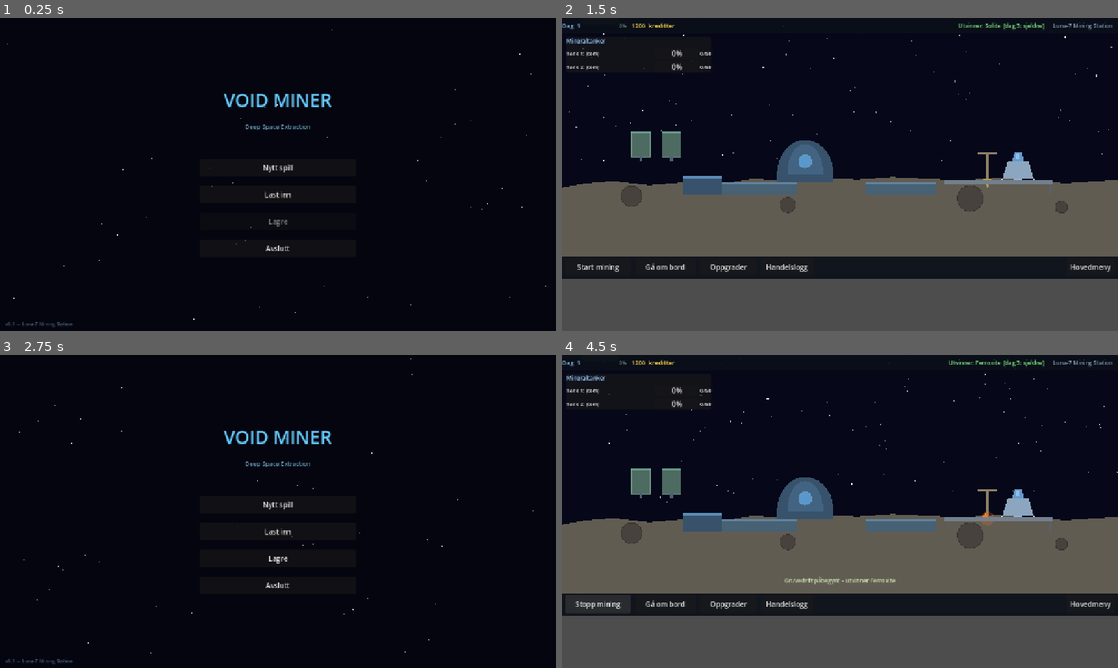
Above: before the commit, frames 1-4 (two rows, left to right).
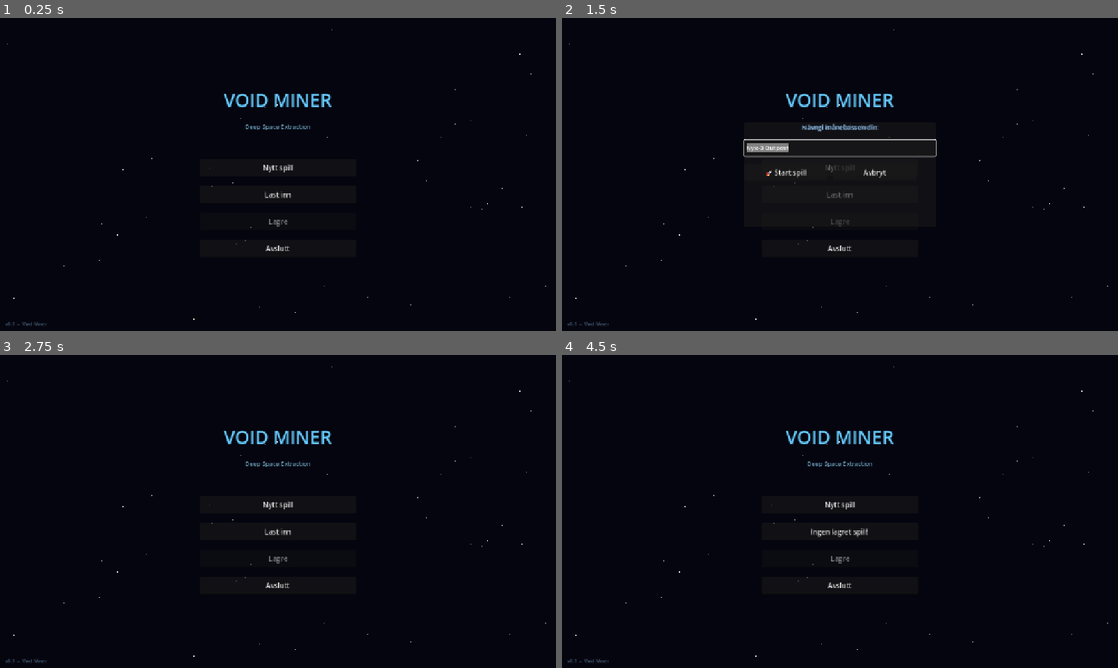
Above: after the commit, the same moments.

Repository: hansarne-lang/bruktbutikk
Game: Godot game, scene res://scenes/main_menu/MainMenu.tscn
Two runs of this game, one before a commit and one after it. Both use one fixed random seed, a clock stepped at 60 frames per second and the inputs below.
Inputs (mouse positions are in pixels of both pictures, inside the frame that each line leads up to):
- Up to frame 1 (0.25 s): no input
- Up to frame 2 (1.5 s): click "Nytt spill" at 0.5 s; click (840, 193) at 1.25 s, where only the run after the commit has a clickable "Last inn"
- Up to frame 3 (2.75 s): click "Hovedmeny" (after the commit: "Avbryt") at 2 s
- Up to frame 4 (4.5 s): click "Last inn" at 2.75 s; click (840, 530) at 3.5 s, where only the run after the commit has a clickable "Ingen lagret spill!"; click (595, 605) at 4.25 s, where only the run before the commit has a clickable "Start mining"

The runs differ from the first frame. In frame 1, less than 0.1% of the frame differs, in the area x 4-13%, y 97-99%; in frame 2, 46%, in the area x 0-100%, y 1-100%; in frame 3, 0.1%; in frame 4, 45%.

Commit message:
4 forbedringer: tankmelding, månesnavn, trader-valg, lukkeknapper

Diff:
--- a/scenes/base/Base.tscn
+++ b/scenes/base/Base.tscn
@@ -98,10 +98,20 @@
 [node name="VBox" type="VBoxContainer" parent="UI/UpgradePanel"]
 theme_override_constants/separation = 8
 
-[node name="Title" type="Label" parent="UI/UpgradePanel/VBox"]
+[node name="TitleRow" type="HBoxContainer" parent="UI/UpgradePanel/VBox"]
+layout_mode = 2
+
+[node name="Title" type="Label" parent="UI/UpgradePanel/VBox/TitleRow"]
+layout_mode = 2
+size_flags_horizontal = 3
 text = "Oppgraderinger"
 theme_override_font_sizes/font_size = 13
 theme_override_colors/font_color = Color(0.6, 0.8, 1.0, 1)
+
+[node name="CloseBtn" type="Button" parent="UI/UpgradePanel/VBox/TitleRow"]
+layout_mode = 2
+custom_minimum_size = Vector2(28, 28)
+text = "✕"
 
 [node name="LogPanel" type="PanelContainer" parent="UI"]
 position = Vector2(340, 44)
@@ -111,10 +121,20 @@
 [node name="VBox" type="VBoxContainer" parent="UI/LogPanel"]
 theme_override_constants/separation = 6
 
-[node name="Title" type="Label" parent="UI/LogPanel/VBox"]
+[node name="TitleRow" type="HBoxContainer" parent="UI/LogPanel/VBox"]
+layout_mode = 2
+
+[node name="Title" type="Label" parent="UI/LogPanel/VBox/TitleRow"]
+layout_mode = 2
+size_flags_horizontal = 3
 text = "Handelslogg"
 theme_override_font_sizes/font_size = 13
 theme_override_colors/font_color = Color(0.6, 0.8, 1.0, 1)
+
+[node name="CloseBtn" type="Button" parent="UI/LogPanel/VBox/TitleRow"]
+layout_mode = 2
+custom_minimum_size = Vector2(28, 28)
+text = "✕"
 
 [node name="Scroll" type="ScrollContainer" parent="UI/LogPanel/VBox"]
 custom_minimum_size = Vector2(420, 130)
--- a/scenes/main_menu/MainMenu.tscn
+++ b/scenes/main_menu/MainMenu.tscn
@@ -69,6 +69,48 @@
 offset_top = -24.0
 offset_right = 300.0
 offset_bottom = -4.0
-text = "v0.1  –  Luna-7 Mining Station"
+text = "v0.1  –  Void Miner"
 theme_override_font_sizes/font_size = 11
 theme_override_colors/font_color = Color(0.3, 0.4, 0.5, 1)
+
+[node name="NameDialog" type="PanelContainer" parent="."]
+layout_mode = 1
+anchor_left = 0.5
+anchor_top = 0.5
+anchor_right = 0.5
+anchor_bottom = 0.5
+offset_left = -220.0
+offset_top = -120.0
+offset_right = 220.0
+offset_bottom = 120.0
+visible = false
+
+[node name="VBox" type="VBoxContainer" parent="NameDialog"]
+theme_override_constants/separation = 18
+
+[node name="PromptLabel" type="Label" parent="NameDialog/VBox"]
+layout_mode = 2
+text = "Navngi månebassen din:"
+horizontal_alignment = 1
+theme_override_font_sizes/font_size = 15
+theme_override_colors/font_color = Color(0.6, 0.8, 1.0, 1)
+
+[node name="NameEdit" type="LineEdit" parent="NameDialog/VBox"]
+layout_mode = 2
+custom_minimum_size = Vector2(400, 38)
+placeholder_text = "Luna-7 Mining Station"
+theme_override_font_sizes/font_size = 14
+
+[node name="HBox" type="HBoxContainer" parent="NameDialog/VBox"]
+layout_mode = 2
+theme_override_constants/separation = 12
+
+[node name="ConfirmButton" type="Button" parent="NameDialog/VBox/HBox"]
+layout_mode = 2
+custom_minimum_size = Vector2(192, 38)
+text = "🚀 Start spill"
+
+[node name="CancelButton" type="Button" parent="NameDialog/VBox/HBox"]
+layout_mode = 2
+custom_minimum_size = Vector2(192, 38)
+text = "Avbryt"
--- a/scenes/trader_office/TraderOffice.tscn
+++ b/scenes/trader_office/TraderOffice.tscn
@@ -51,3 +51,8 @@
 [node name="HomeButton" type="Button" parent="UI/ButtonPanel"]
 custom_minimum_size = Vector2(320, 40)
 text = "Reis hjem uten å selge"
+
+[node name="TravelButton" type="Button" parent="UI/ButtonPanel"]
+custom_minimum_size = Vector2(320, 40)
+text = "🚀 Reis til ny trader"
+visible = false
--- a/scripts/SaveManager.gd
+++ b/scripts/SaveManager.gd
@@ -33,6 +33,8 @@
 		"last_trader":     "",
 		"chosen_trader":   1,
 		"trade_log":       [],
+		# Stasjonsnavn
+		"moon_name":       "Luna-7 Mining Station",
 	}
 
 func save_game() -> void:
@@ -74,6 +76,7 @@
 	if not game_data.has("last_trader"):    game_data["last_trader"]    = ""
 	if not game_data.has("chosen_trader"):  game_data["chosen_trader"]  = 1
 	if not game_data.has("trade_log"):      game_data["trade_log"]      = []
+	if not game_data.has("moon_name"):      game_data["moon_name"]      = "Luna-7 Mining Station"
 	return true
 
 ## Beregn totalt antall enheter i alle tanker
--- a/scripts/base/Base.gd
+++ b/scripts/base/Base.gd
@@ -58,6 +58,8 @@
 	$UI/ActionBar/MainMenuButton.pressed.connect(func() -> void:
 		SaveManager.save_game()
 		get_tree().change_scene_to_file("res://scenes/main_menu/MainMenu.tscn"))
+	$UI/UpgradePanel/VBox/TitleRow/CloseBtn.pressed.connect(func(): upgrade_panel.visible = false)
+	$UI/LogPanel/VBox/TitleRow/CloseBtn.pressed.connect(func(): log_panel.visible = false)
 
 	_current_mineral = DataLoader.random_mineral()
 
@@ -116,6 +118,10 @@
 func _on_mine_tick() -> void:
 	SoundManager.play("drill_tick", -4.0)
 	var ok := SaveManager.add_mineral(_current_mineral, MINE_AMT)
+	if not ok:
+		# Prøv å bytte til et mineral som passer i en eksisterende tank
+		if _switch_to_available_mineral():
+			ok = SaveManager.add_mineral(_current_mineral, MINE_AMT)
 	if ok:
 		_spawn_particles(980.0, 392.0)
 		if randf() < 0.25:
@@ -126,6 +132,19 @@
 		_mining_active = false
 		$UI/ActionBar/MineButton.text = "Start mining"
 		_set_status("Alle tanker er fulle! Gå om bord og reis til en trader for å selge.")
+
+## Bytter _current_mineral til et som passer i en eksisterende tank.
+## Returnerer true hvis det fantes plass et sted.
+func _switch_to_available_mineral() -> bool:
+	var tanks : Array = SaveManager.game_data.get("tanks", [])
+	for tank in tanks:
+		var mid : String = tank.get("mineral_id", "")
+		var amt : int    = tank.get("amount",     0)
+		var cap : int    = tank.get("capacity",   50)
+		if mid != "" and amt < cap:
+			_current_mineral = mid
+			return true
+	return false
 
 func _spawn_particles(x: float, y: float) -> void:
 	var colors := ["CC8833", "FFDD44", "AADDFF", "88CCFF", "4488FF", "AAFFAA"]
@@ -177,7 +196,7 @@
 func _refresh_upgrade_panel() -> void:
 	var vbox := upgrade_panel.get_node("VBox")
 	for child in vbox.get_children():
-		if child.name != "Title":
+		if child.name != "TitleRow":
 			child.queue_free()
 
 	var d  := SaveManager.game_data
@@ -261,6 +280,7 @@
 	var d := SaveManager.game_data
 	hud_day_lbl.text  = "Dag  %d" % d.get("day", 1)
 	hud_cred_lbl.text = "%d  kreditter" % d.get("credits", 0)
+	$UI/HUD/LocationLabel.text = d.get("moon_name", "Luna-7 Mining Station")
 
 	var mn    := _mineral_name(_current_mineral)
 	var day   : int = d.get("day", 1)
--- a/scripts/main_menu/MainMenu.gd
+++ b/scripts/main_menu/MainMenu.gd
@@ -1,16 +1,29 @@
 extends Control
 
-@onready var new_game_button : Button = $VBoxContainer/NewGameButton
-@onready var load_button     : Button = $VBoxContainer/LoadButton
-@onready var save_button     : Button = $VBoxContainer/SaveButton
-@onready var quit_button     : Button = $VBoxContainer/QuitButton
-@onready var stars_node              = $Stars
+const MOON_NAMES := [
+	"Luna-7 Mining Station", "Kepler Station", "Nyx-3 Outpost",
+	"Astraea Base", "Helios Station", "Erebus Mining Camp",
+	"Callisto-2 Hub", "Phaedra-9 Station", "Io Outpost", "Vega Base",
+	"Selene Station", "Artemis Base", "Hyperion Camp", "Tethys-4",
+]
+
+@onready var new_game_button : Button   = $VBoxContainer/NewGameButton
+@onready var load_button     : Button   = $VBoxContainer/LoadButton
+@onready var save_button     : Button   = $VBoxContainer/SaveButton
+@onready var quit_button     : Button   = $VBoxContainer/QuitButton
+@onready var stars_node                 = $Stars
+@onready var name_dialog                = $NameDialog
+@onready var name_edit       : LineEdit = $NameDialog/VBox/NameEdit
+@onready var confirm_btn     : Button   = $NameDialog/VBox/HBox/ConfirmButton
+@onready var cancel_btn      : Button   = $NameDialog/VBox/HBox/CancelButton
 
 func _ready() -> void:
 	new_game_button.pressed.connect(_on_new_game_pressed)
 	load_button.pressed.connect(_on_load_pressed)
 	save_button.pressed.connect(_on_save_pressed)
 	quit_button.pressed.connect(_on_quit_pressed)
+	confirm_btn.pressed.connect(_on_confirm_name)
+	cancel_btn.pressed.connect(func(): name_dialog.visible = false)
 	save_button.disabled = not SaveManager.has_active_game()
 	_draw_stars()
 
@@ -25,7 +38,19 @@
 		stars_node.add_child(rect)
 
 func _on_new_game_pressed() -> void:
+	# Vis navne-dialog med tilfeldig forslag
+	name_edit.text = MOON_NAMES[randi() % MOON_NAMES.size()]
+	name_dialog.visible = true
+	name_edit.grab_focus()
+	name_edit.select_all()
+
+func _on_confirm_name() -> void:
+	var moon_name : String = name_edit.text.strip_edges()
+	if moon_name == "":
+		moon_name = "Luna-7 Mining Station"
+	name_dialog.visible = false
 	SaveManager.new_game()
+	SaveManager.game_data["moon_name"] = moon_name
 	SaveManager.save_game()
 	get_tree().change_scene_to_file("res://scenes/base/Base.tscn")
 
--- a/scripts/trader_office/TraderOffice.gd
+++ b/scripts/trader_office/TraderOffice.gd
@@ -10,6 +10,7 @@
 		"head_col":   Color(0.35, 0.48, 0.65),
 		"accent":     Color(0.5,  0.7,  1.0),
 		"greeting":   "Hei, hei! La meg se kva du har med deg...",
+		"farewell":   "Bra gjort! Kom tilbake når tankene er fulle igjen.",
 	},
 	2: {
 		"name":       "Zyla",
@@ -18,6 +19,7 @@
 		"head_col":   Color(0.62, 0.50, 0.22),
 		"accent":     Color(1.0,  0.85, 0.3),
 		"greeting":   "Velkommen til Zyla Station. Vi betaler godt.",
+		"farewell":   "En fornøyelse. Fly trygt.",
 	},
 }
 
@@ -31,6 +33,7 @@
 @onready var cargo_lbl   : Label  = $UI/CargoLabel
 @onready var sell_btn    : Button = $UI/ButtonPanel/SellButton
 @onready var home_btn    : Button = $UI/ButtonPanel/HomeButton
+@onready var travel_btn  : Button = $UI/ButtonPanel/TravelButton
 
 func _ready() -> void:
 	_chosen = SaveManager.game_data.get("chosen_trader", 1)
@@ -49,6 +52,7 @@
 
 	sell_btn.pressed.connect(_sell)
 	home_btn.pressed.connect(_go_home)
+	travel_btn.pressed.connect(_go_map)
 
 func _process(delta: float) -> void:
 	_time += delta
@@ -95,11 +99,21 @@
 	SaveManager.empty_tanks()
 	SaveManager.save_game()
 	SoundManager.play("kaching")
-	get_tree().change_scene_to_file("res://scenes/base/Base.tscn")
+	# Vis valg istedenfor å navigere bort med en gang
+	sell_btn.disabled = true
+	sell_btn.text     = "✓ Solgt!"
+	offer_lbl.text    = "Salg fullført!  +%d kreditter" % earned
+	greeting_lbl.text = "\"%s\"" % _td.get("farewell", "Takk for handelen – kom gjerne igjen!")
+	home_btn.text     = "🏠 Reis hjem"
+	travel_btn.visible = true
 
 func _go_home() -> void:
 	SaveManager.save_game()
 	get_tree().change_scene_to_file("res://scenes/base/Base.tscn")
+
+func _go_map() -> void:
+	SaveManager.save_game()
+	get_tree().change_scene_to_file("res://scenes/map/Map.tscn")
 
 # ── Tegning ──────────────────────────────────────────────────
 func _draw() -> void:
